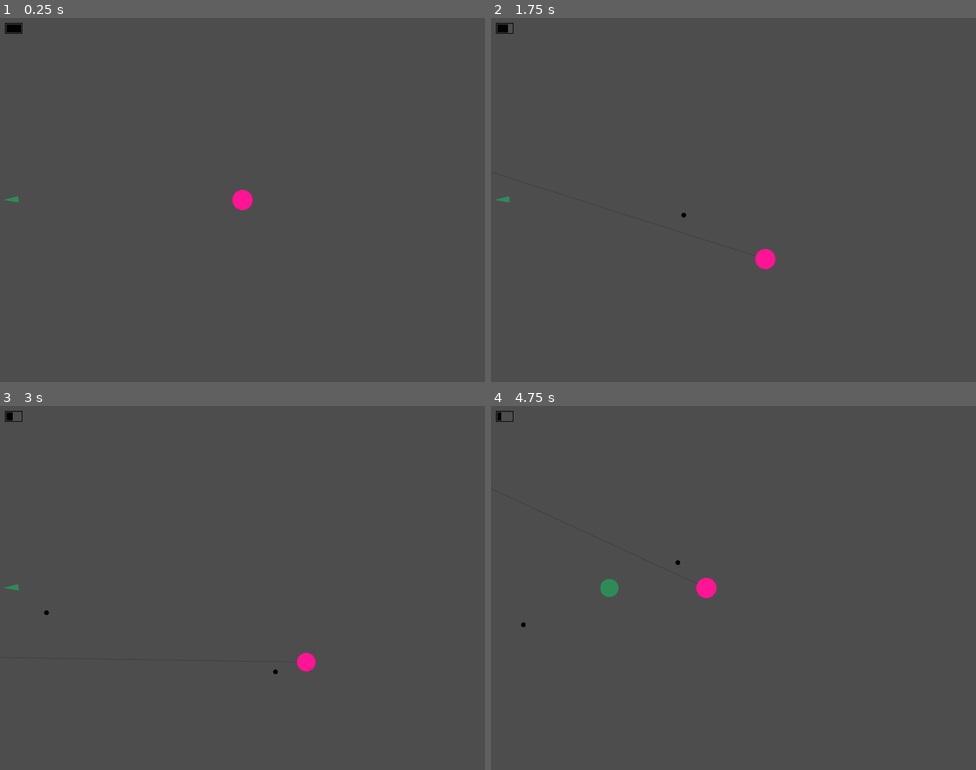
Above: before the commit, frames 1-4 (two rows, left to right).
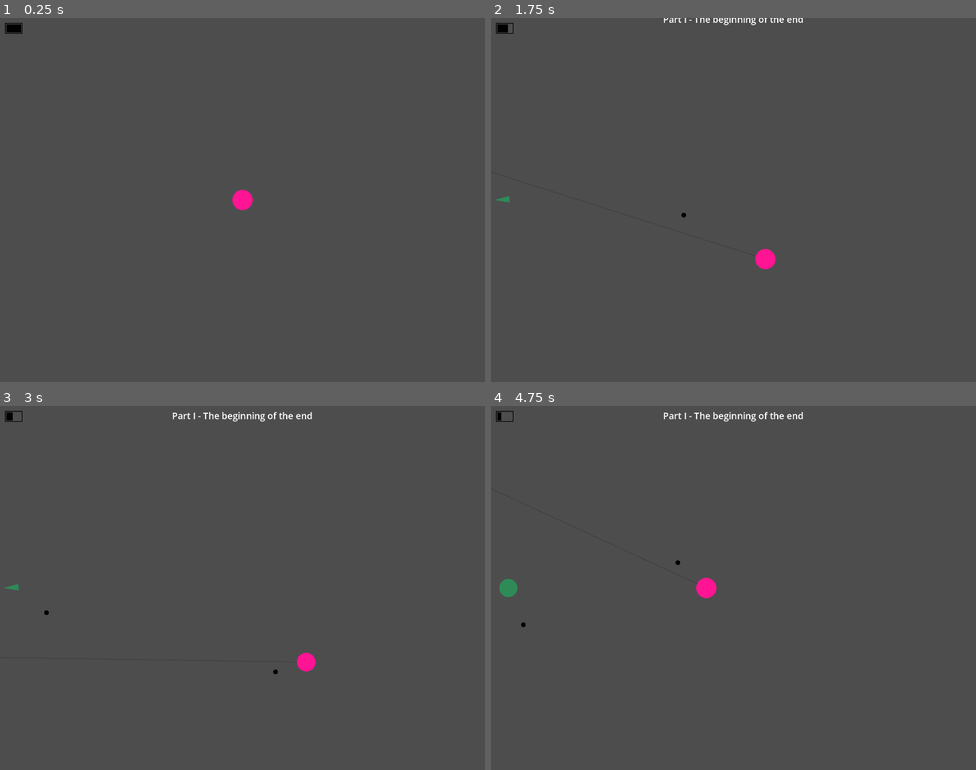
Above: after the commit, the same moments.

Repository: yancouto/psych0
Game: Godot game, scene res://runner.tscn
Same seed, same stepped clock (60 frames per second), same inputs: the game is played once before the commit and once after it.
Inputs (mouse positions are in pixels of both pictures, inside the frame that each line leads up to):
- Up to frame 1 (0.25 s): no input
- Up to frame 2 (1.75 s): tap Enter at 0.5 s; move the mouse to (840, 181) at 0.52 s; hold D (move_right) 0.53-1.28 s; hold Right mouse button (bullet_time) 0.53-1.28 s; move the mouse to (636, 218) at 1.27 s; hold S (move_down) from 1.28 s (still down); click (636, 218) at 1.35 s
- Up to frame 3 (3 s): move the mouse to (291, 507) at 2.02 s; release S (move_down) at 2.03 s; hold D (move_right) 2.03-2.78 s; hold Right mouse button (bullet_time) 2.03-2.78 s; move the mouse to (218, 660) at 2.77 s; hold W (move_up) from 2.78 s (still down); click (218, 660) at 2.85 s
- Up to frame 4 (4.75 s): move the mouse to (879, 642) at 3.52 s; release W (move_up) at 3.53 s; hold Right mouse button (bullet_time) 3.53-4.28 s; hold A (move_left) from 3.53 s (still down); move the mouse to (588, 533) at 4.27 s; click (588, 533) at 4.35 s

The runs differ from the first frame. In frame 1, less than 0.1% of the frame differs, in the area x 0-4%, y 49-51%; in frame 2, 0.2%; in frame 3, 0.2%; in frame 4, 0.5%, in the area x 1-65%, y 1-53%.

Commit message:
Set level part
With some ok tweening
closes #25

Diff:
--- a/editor/builder_event.gd
+++ b/editor/builder_event.gd
@@ -4,6 +4,14 @@
 const EnemyToSpawn = LevelEvent.EnemyToSpawn
 const LevelTime = LevelEvent.LevelTime
 const EventWithTime = LevelEvent.EventWithTime
+
+class LevelPart extends BuilderEvent:
+	var name: String
+	func _init(name_: String):
+		name = name_
+	func process_and_update_time(cur_time: LevelTime) -> Array[EventWithTime]:
+		var time = cur_time.clone()
+		return [EventWithTime.new(LevelEvent.LevelPart.new(name), time)]
 
 class Wait extends BuilderEvent:
 	var secs: float
--- a/editor/level.gd
+++ b/editor/level.gd
@@ -7,6 +7,8 @@
 func _init(events_: Array[LevelEvent.EventWithTime]):
 	self.events = events_
 
+signal change_level_part(name: String)
+
 func update(root: Node, dt: float) -> bool:
 	cur_time.secs_after += dt
 	while cur_event < events.size():
@@ -14,6 +16,6 @@
 		# Event not reached
 		if excess == -1:
 			break
-		events[cur_event].event.trigger(root, excess)
+		events[cur_event].event.trigger(self, root, excess)
 		cur_event += 1
 	return cur_event == events.size()
--- a/editor/level_builder.gd
+++ b/editor/level_builder.gd
@@ -13,6 +13,9 @@
 
 func wait(secs: float) -> void:
 	events.append(BuilderEvent.Wait.new(secs))
+
+func level_part(name: String) -> void:
+	events.append(BuilderEvent.LevelPart.new(name))
 
 func spawn(f: Formation) -> void:
 	events.append(BuilderEvent.Spawn.new(f, cur_indicator_time))
--- a/editor/level_event.gd
+++ b/editor/level_event.gd
@@ -139,14 +139,22 @@
 
 # Does nothing, just added in the end always, so we can wait for no enemies
 class LastEvent extends LevelEvent:
-	func trigger(_root: Node, _ago: float) -> bool:
+	func trigger(_level: Level, _root: Node, _ago: float) -> bool:
+		return true
+
+class LevelPart extends LevelEvent:
+	var name: String
+	func _init(name_: String):
+		name = name_
+	func trigger(level: Level, _root: Node, _ago: float) -> bool:
+		level.change_level_part.emit(name)
 		return true
 
 class Spawn extends LevelEvent:
 	var to_spawn: Array[EnemyToSpawn]
 	func _init(to_spawn_: Array[EnemyToSpawn]):
 		self.to_spawn = to_spawn_
-	func trigger(root: Node, ago: float) -> bool:
+	func trigger(_level: Level, root: Node, ago: float) -> bool:
 		for enemy in to_spawn:
 			enemy.spawn(root, ago)
 		return true
@@ -157,7 +165,7 @@
 	func _init(to_spawn_: Array[IndicatorToSpawn], duration_: float):
 		self.to_spawn = to_spawn_
 		self.duration = duration_
-	func trigger(root: Node, ago: float) -> bool:
+	func trigger(_level: Level, root: Node, ago: float) -> bool:
 		const IndicatorNode = preload("res://indicator.tscn")
 		for ind_to_spawn in to_spawn:
 			var indicator = IndicatorNode.instantiate()
@@ -166,6 +174,6 @@
 		return true
 
 # Trigger the event, the event should have happened ago seconds ago
-func trigger(_root: Node, _ago: float) -> bool:
+func trigger(_level: Level, _root: Node, _ago: float) -> bool:
 	assert(false, "Must be implemented by all subclasses")
 	return false
--- a/levels/level1.gd
+++ b/levels/level1.gd
@@ -9,11 +9,15 @@
 	const s := 0.75
 	var screen_angle := Vector2(H/2, W/2).angle()
 
+	wait(1)
+	level_part("Part I - The beginning of the end")
+
 	wait(2)
 	spawn(F.Single.new(Vector2(-r, H / 2), Speed.new(s, 0), r))
 	wait_until_no_enemies()
 	spawn(F.Circle.new(2, -PI/2, 1, [E.Basic3]))
 	wait(3)
+
 	spawn(F.Circle.new(4, 0, 1, [E.Basic1]))
 	wait(2)
 	spawn(F.Circle.new(2, -screen_angle, 1, [E.Basic3]))
--- a/runner.gd
+++ b/runner.gd
@@ -4,8 +4,17 @@
 var level: Level = preload("res://levels/level1.gd").new().build()
 var next_event: LevelEvent.EventWithTime
 
+func _ready() -> void:
+	level.change_level_part.connect(_on_change_level_part)
+
 func _process(dt: float) -> void:
 	dt = %BulletTime.fix_delta(dt)
 	if level != null && level.update($AllEnemies, dt):
 		$LevelOverText.visible = true
 		level = null
+
+func _on_change_level_part(name: String) -> void:
+	var tween = create_tween()
+	tween.tween_property($LevelPart, 'position:y', -$LevelPart.size.y, 0 if $LevelPart.text.is_empty() else 0.5)
+	tween.tween_callback(func(): $LevelPart.text = name)
+	tween.tween_property($LevelPart, 'position:y', 10, 0.5)
--- a/runner.tscn
+++ b/runner.tscn
@@ -7,6 +7,9 @@
 
 [sub_resource type="LabelSettings" id="LabelSettings_kjhy5"]
 font_size = 100
+
+[sub_resource type="LabelSettings" id="LabelSettings_g5oon"]
+font_size = 27
 
 [node name="Level Runner" type="Node2D"]
 script = ExtResource("1_224jk")
@@ -34,5 +37,12 @@
 position = Vector2(8, 8)
 script = ExtResource("4_vvdtp")
 
+[node name="LevelPart" type="Label" parent="."]
+offset_top = 16.0
+offset_right = 1440.0
+offset_bottom = 42.0
+label_settings = SubResource("LabelSettings_g5oon")
+horizontal_alignment = 1
+
 [connection signal="activated" from="BulletTime" to="Player" method="_on_bullet_time_activated"]
 [connection signal="deactivated" from="BulletTime" to="Player" method="_on_bullet_time_deactivated"]
Not shown: 1 places in runner.tscn that only renumber resources
